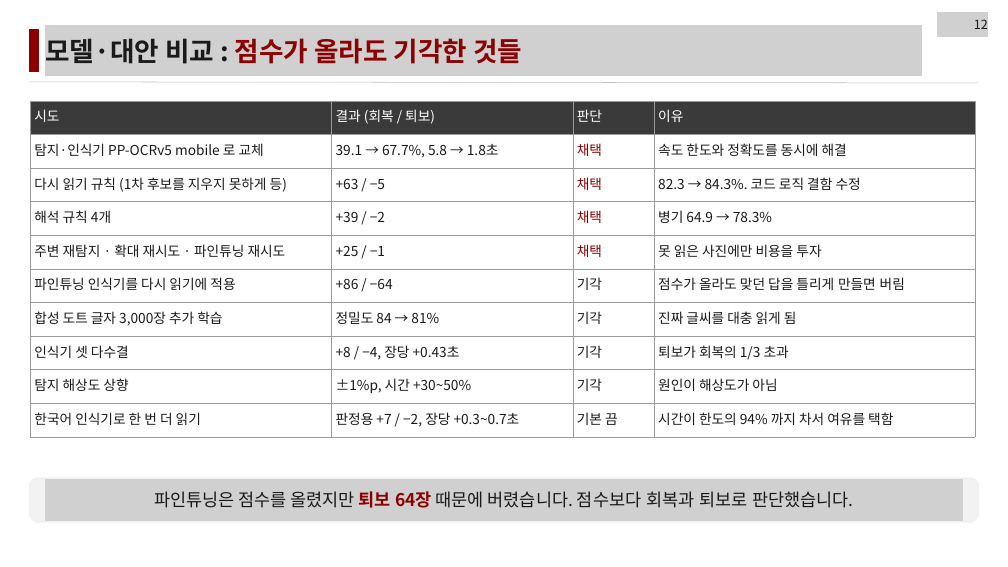
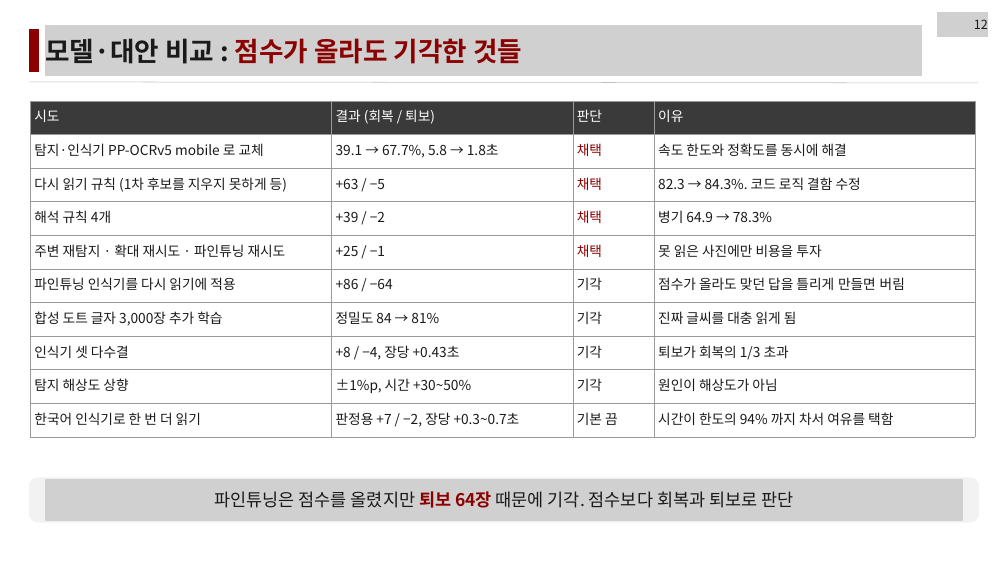
Before and after one commit to LEEbyeongchul/itda3-CODE-subway, a slide deck: slide 12 of 발표/[CODE]_서브웨이_본선발표.pptx. Drawn at 1008x567 pixels with LibreOffice and Linux fonts; fonts in the diff are those of the drawing; grey boxes stand for pictures. Boxes give left, top, right and bottom in pixels: in the first picture for what was removed or moved away, otherwise in the second. Text is boxed around its words. In the diff, an @@ line names an element or a change of style, - is before the commit and + after.

```diff
--- a/발표/[CODE]_서브웨이_본선발표.pptx
+++ b/발표/[CODE]_서브웨이_본선발표.pptx
@@ text at (214, 491, 793, 508): text changed @@
-파인튜닝은 점수를 올렸지만 퇴보 64장 때문에 버렸습니다. 점수보다 회복과 퇴보로 판단했습니다.
+파인튜닝은 점수를 올렸지만 퇴보 64장 때문에 기각. 점수보다 회복과 퇴보로 판단
```
Also in this commit, not shown: 16 other slides changed, 1 other file.
